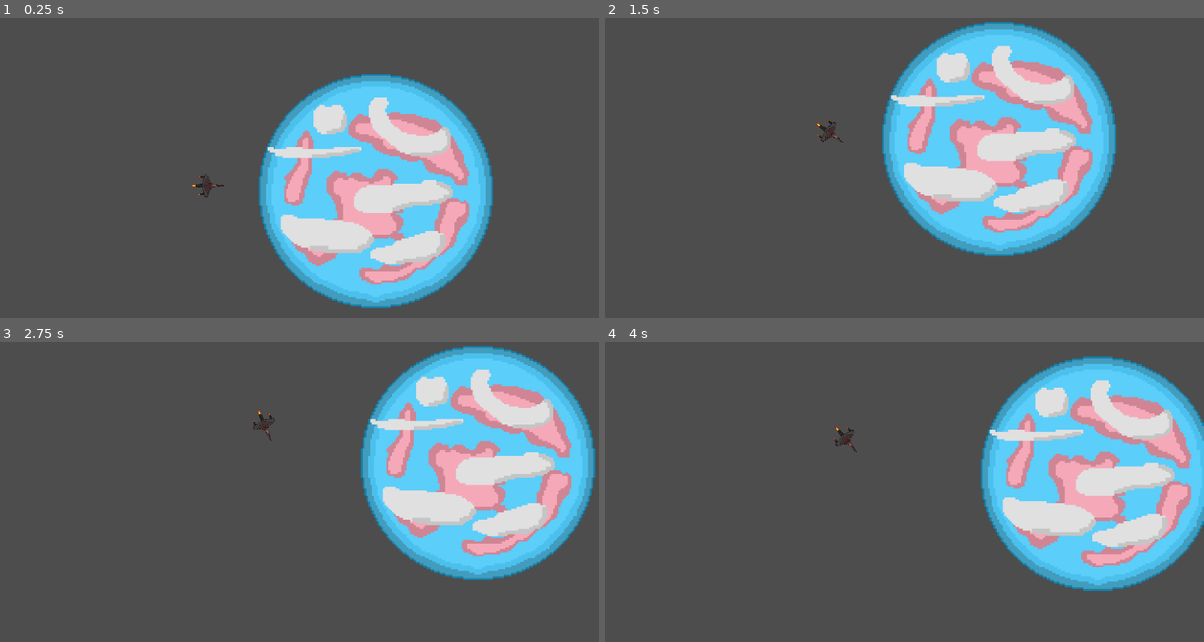
Above: before the commit, frames 1-4 (two rows, left to right).
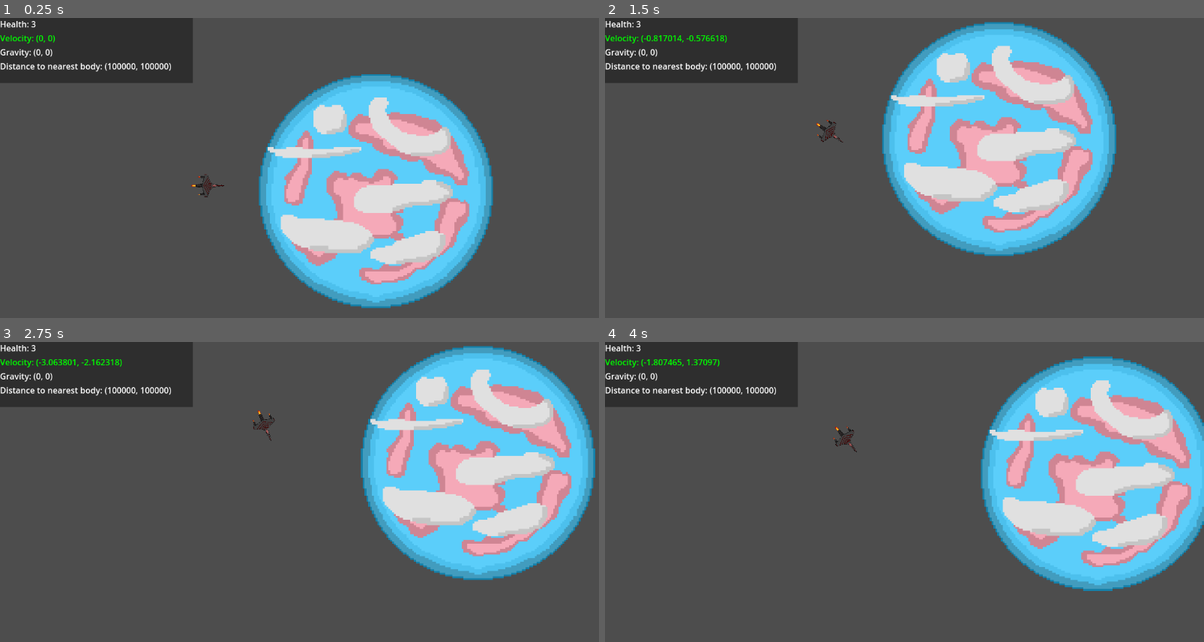
Above: after the commit, the same moments.

Repository: Lambda-Nabla/orbit-newton
Game: Godot game, scene res://scenes/player.tscn
The game is run twice, just before and just after one commit, with the same random seed, the same clock (stepped at 60 frames per second) and the same inputs.
Inputs (mouse positions are in pixels of both pictures, inside the frame that each line leads up to):
- Up to frame 1 (0.25 s): no input
- Up to frame 2 (1.5 s): tap Enter at 0.5 s; move the mouse to (1036, 171) at 0.52 s; hold D (right) 0.53-1.28 s; click (1036, 171) at 0.67 s; move the mouse to (784, 204) at 1.27 s; hold S (down) from 1.28 s (still down)
- Up to frame 3 (2.75 s): move the mouse to (359, 435) at 2.02 s; release S (down) at 2.03 s; hold D (right) from 2.03 s (still down)
- Up to frame 4 (4 s): move the mouse to (874, 579) at 2.77 s; release D (right) at 2.78 s; hold W (up) 2.78-3.53 s; click (874, 579) at 2.92 s; move the mouse to (1084, 561) at 3.52 s; hold A (left) from 3.53 s (still down)

The runs differ from the first frame. In frame 1, 6.7% of the frame differs, in the area x 0-33%, y 0-22%; in frame 2, 6.7%; in frame 3, 6.7%; in frame 4, 6.7%.
Error before the commit: Cannot call method 'get_root' on a null value. (res://scripts/player.gd:10)

Commit message:
player hud

Diff:
--- /dev/null
+++ b/scenes/hud.tscn
@@ -0,0 +1,31 @@
+[gd_scene load_steps=2 format=3 uid="uid://b38assm0ensdg"]
+
+[ext_resource type="Script" path="res://scripts/hud.gd" id="1_1ulgw"]
+
+[node name="ControlHud" type="CanvasLayer"]
+script = ExtResource("1_1ulgw")
+
+[node name="Grid" type="GridContainer" parent="."]
+layout_direction = 2
+offset_right = 1111.0
+offset_bottom = 617.0
+
+[node name="Health" type="Label" parent="Grid"]
+layout_mode = 2
+
+[node name="Velocity" type="Label" parent="Grid"]
+layout_mode = 2
+theme_override_colors/font_color = Color(0, 0, 0, 1)
+
+[node name="Gravity" type="Label" parent="Grid"]
+layout_mode = 2
+
+[node name="DistNearestBody" type="Label" parent="Grid"]
+layout_mode = 2
+
+[node name="ColorRect" type="ColorRect" parent="."]
+z_index = -1
+offset_right = 40.0
+offset_bottom = 40.0
+scale = Vector2(9.28, 3.12)
+color = Color(0, 0, 0, 0.392157)
--- a/scenes/player.tscn
+++ b/scenes/player.tscn
@@ -1,40 +1,19 @@
-[gd_scene load_steps=8 format=3 uid="uid://bbfwkvae3nsa2"]
+[gd_scene load_steps=9 format=3 uid="uid://bbfwkvae3nsa2"]
 
 [ext_resource type="Script" path="res://scripts/player.gd" id="1_iv82t"]
 [ext_resource type="Texture2D" uid="uid://6vi8nh6aq5xo" path="res://textures/ship3.png" id="2_ts8tt"]
 [ext_resource type="Texture2D" uid="uid://bhjrontocn5xm" path="res://textures/planet_trans.png" id="3_qitpc"]
 [ext_resource type="Texture2D" uid="uid://cwgyo1cwpo2a4" path="res://textures/planet_lesbian.png" id="4_tbqhe"]
-
-[sub_resource type="CapsuleShape2D" id="CapsuleShape2D_p5gy8"]
+[ext_resource type="PackedScene" uid="uid://b38assm0ensdg" path="res://scenes/hud.tscn" id="5_waboo"]
 
 [sub_resource type="CircleShape2D" id="CircleShape2D_jcwsc"]
 
 [sub_resource type="CircleShape2D" id="CircleShape2D_ubfx0"]
 
+[sub_resource type="CapsuleShape2D" id="CapsuleShape2D_p5gy8"]
+
 [node name="Node2D" type="Node2D"]
 metadata/mass = 0
-
-[node name="Player" type="RigidBody2D" parent="." groups=["player"]]
-position = Vector2(-400, -2)
-gravity_scale = 0.0
-max_contacts_reported = 1
-contact_monitor = true
-script = ExtResource("1_iv82t")
-
-[node name="Sprite2D" type="Sprite2D" parent="Player"]
-position = Vector2(-1.90735e-06, -1)
-rotation = 1.5708
-scale = Vector2(0.1, 0.161)
-texture = ExtResource("2_ts8tt")
-
-[node name="CollisionShape2D" type="CollisionShape2D" parent="Player"]
-rotation = 1.5708
-scale = Vector2(5, 5)
-shape = SubResource("CapsuleShape2D_p5gy8")
-
-[node name="Camera2D" type="Camera2D" parent="Player"]
-position = Vector2(400, 2)
-zoom = Vector2(0.44, 0.44)
 
 [node name="Planet" type="RigidBody2D" parent="."]
 position = Vector2(161, 1)
@@ -64,3 +43,27 @@
 [node name="Sprite2D" type="Sprite2D" parent="Planet2"]
 scale = Vector2(2, 2)
 texture = ExtResource("4_tbqhe")
+
+[node name="Player" type="RigidBody2D" parent="." groups=["player"]]
+position = Vector2(-400, -2)
+gravity_scale = 0.0
+max_contacts_reported = 1
+contact_monitor = true
+script = ExtResource("1_iv82t")
+
+[node name="Sprite2D" type="Sprite2D" parent="Player"]
+position = Vector2(-1.90735e-06, -1)
+rotation = 1.5708
+scale = Vector2(0.1, 0.161)
+texture = ExtResource("2_ts8tt")
+
+[node name="CollisionShape2D" type="CollisionShape2D" parent="Player"]
+rotation = 1.5708
+scale = Vector2(5, 5)
+shape = SubResource("CapsuleShape2D_p5gy8")
+
+[node name="Camera2D" type="Camera2D" parent="Player"]
+position = Vector2(400, 2)
+zoom = Vector2(0.44, 0.44)
+
+[node name="ControlHud" parent="." instance=ExtResource("5_waboo")]
--- /dev/null
+++ b/scripts/hud.gd
@@ -0,0 +1,55 @@
+extends CanvasLayer
+
+var lHealth
+var lVelocity
+var lGravity
+var lNearestBody
+
+var player
+
+var health
+var velocity
+var gravity
+var nearest
+
+var orangeSpeed
+var redSpeed
+
+
+# Called when the node enters the scene tree for the first time.
+func _ready():
+	lHealth = get_node("Grid/Health")
+	lVelocity = get_node("Grid/Velocity")
+	lGravity = get_node("Grid/Gravity")
+	lNearestBody = get_node("Grid/DistNearestBody")
+
+	player = get_node("/root/Node2D/Player")
+	pass # Replace with function body.
+
+
+# Called every frame. 'delta' is the elapsed time since the previous frame.
+func _process(delta):
+	_getPlayerVars()
+	lHealth.text = str("Health: ", health)
+	lVelocity.text = str("Velocity: ", velocity)
+	lGravity.text = str("Gravity: ", gravity)
+	lNearestBody.text = str("Distance to nearest body: ", nearest)
+
+	if abs(velocity.x) > redSpeed or abs(velocity.y) > redSpeed:
+		lVelocity.set("theme_override_colors/font_color", Color(1,0,0))
+	elif abs(velocity.x) > orangeSpeed or abs(velocity.y) > orangeSpeed:
+		lVelocity.set("theme_override_colors/font_color", Color(1,.5,0))
+	else:
+		lVelocity.set("theme_override_colors/font_color", Color(0,1,0))
+
+	pass
+
+func _getPlayerVars():
+	if player != null:
+		health = player.health
+		orangeSpeed = player.orangeSpeed
+		redSpeed = player.redSpeed
+		velocity = player.velocity
+		gravity = player.playerGravity
+		nearest = player.get_nearest_body()
+	pass
--- a/scripts/player.gd
+++ b/scripts/player.gd
@@ -7,8 +7,11 @@
 var health = 3
 var playerGravity = 0
 
-var root = get_tree().get_root().get_children()
-var objects = root[0].get_children()
+var redSpeed = 15
+var orangeSpeed = 5
+
+var root
+var objects
 var planets = []
 
 func get_nearest_body():
@@ -20,6 +23,8 @@
 	return shortestDistance
 
 func _ready():
+	root  = get_tree().get_root().get_children()
+	objects = root[0].get_children()
 	for object in objects:
 		if object is RigidBody2D:
 			planets.append(object)
@@ -40,9 +45,9 @@
 	print("Hurt player for ", damage)
 
 func checkDamage():
-	if abs(velocity.x) > 25 or abs(velocity.y) > 25:
+	if abs(velocity.x) > redSpeed or abs(velocity.y) > redSpeed:
 		hurtPlayer(3)
-	elif abs(velocity.x) > 5 or abs(velocity.y) > 5:
+	elif abs(velocity.x) > orangeSpeed or abs(velocity.y) > orangeSpeed:
 		hurtPlayer(1)
 
 func _physics_process(delta):
